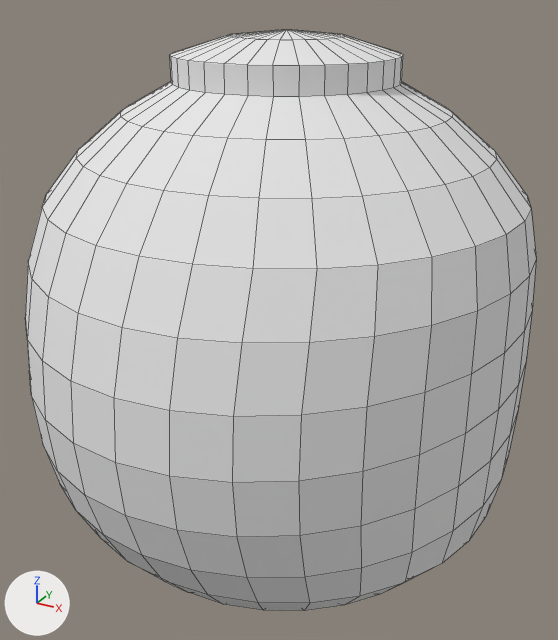
Two versions of the OBJ model Data/Resources/Model/lantern/lantern.obj, one commit apart.
One viewpoint serves both versions: a camera (50 mm lens) standing at (1.179, -2.19, 1.136) and looking at (-0.027, 0.003, 0.04). Arrows for +X, +Y and +Z are at lower left; the lights stay in place. Mesh edges are drawn as thin lines. Where no turn or scale is listed for an object, it has been applied to the vertices.

Before the edit, the objects in view are built like this:
```python
me_球 = bpy.data.meshes.new('球')
me_球.from_pydata(...)  # 546 vertices, 576 faces; spans x -0.81..0.81, y -0.92..0.92, z -0.99..1.0
me_球.materials.append(mat_マテリアル)  # white #e7e7e7
ob_球 = bpy.data.objects.new('球', me_球)
ob_球.location = (0.0, 0.0, 0.0)
```
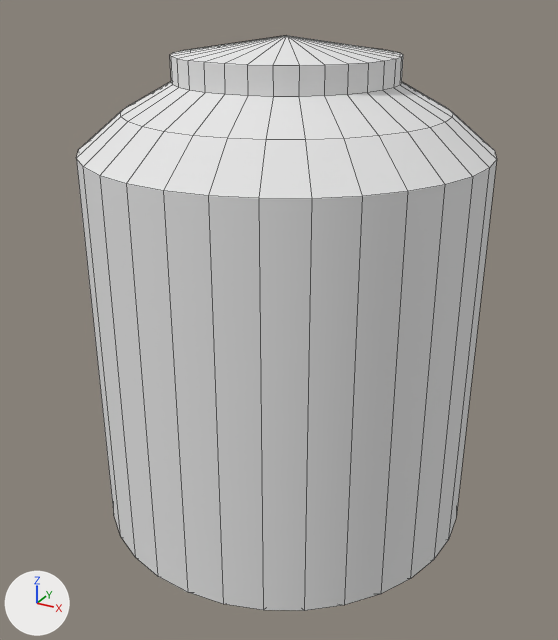
Pixel boxes [x1, y1, x2, y2] of what changed, in the pictures (558 x 640 px):
'球', reshaped (18% narrower): before [25, 29, 536, 611]; after [76, 36, 497, 611]
part 1 of me_球, cut back: before [25, 151, 536, 611]; after [76, 158, 497, 611]
part 2 of me_球, cut back: before [170, 29, 403, 66]; after [170, 36, 403, 66]

What the commit changed:
me_球 is used by ob_球; location (0.0, 0.0, 0.0).
me_球 had 546 vertices, 576 faces and spanned x -0.81..0.81, y -0.92..0.92, z -0.99..1.0.
me_球 now has 258 vertices, 288 faces and spans x -0.65..0.65, y -0.65..0.65, z -0.97..0.98.
Part 1, on me_球:
224 vertices are removed from x -0.81..0.81, y -0.92..0.92, z -0.51..0.51.
256 faces are deleted.
32 new faces join them.
Part 2, on me_球:
33 vertices are removed from x -0.18..0.18, y -0.18..0.18, z 0.98..1.0.
64 faces are deleted.
1 vertex is added at (0.0, 0.0, 0.98).
32 new faces join them.
